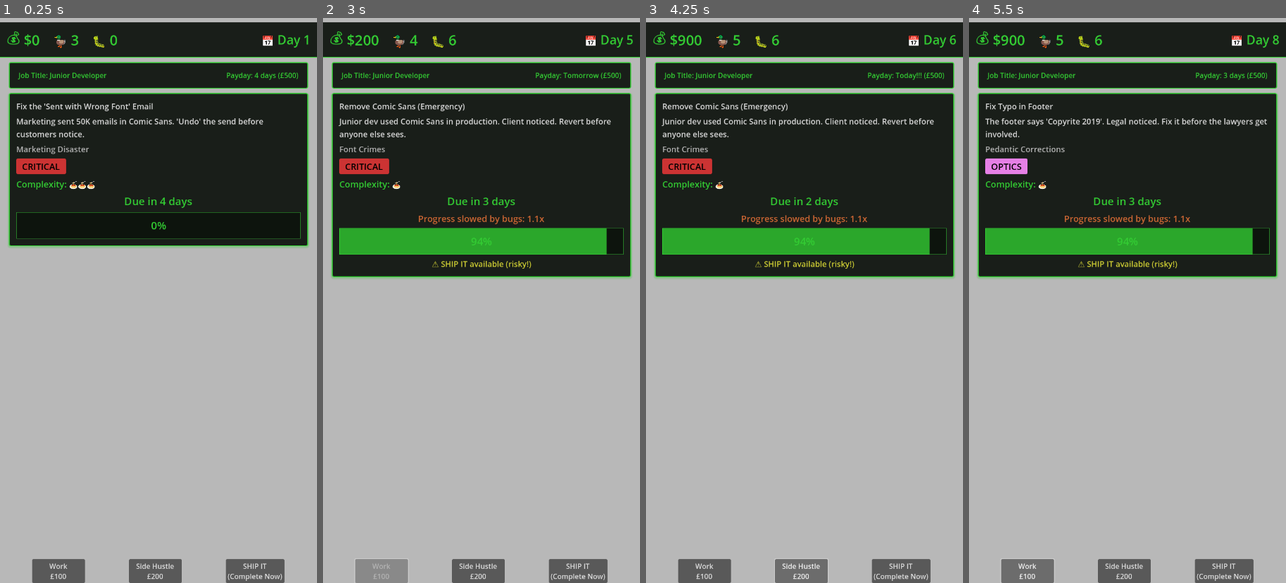
Above: before the commit, frames 1-4 (left to right).
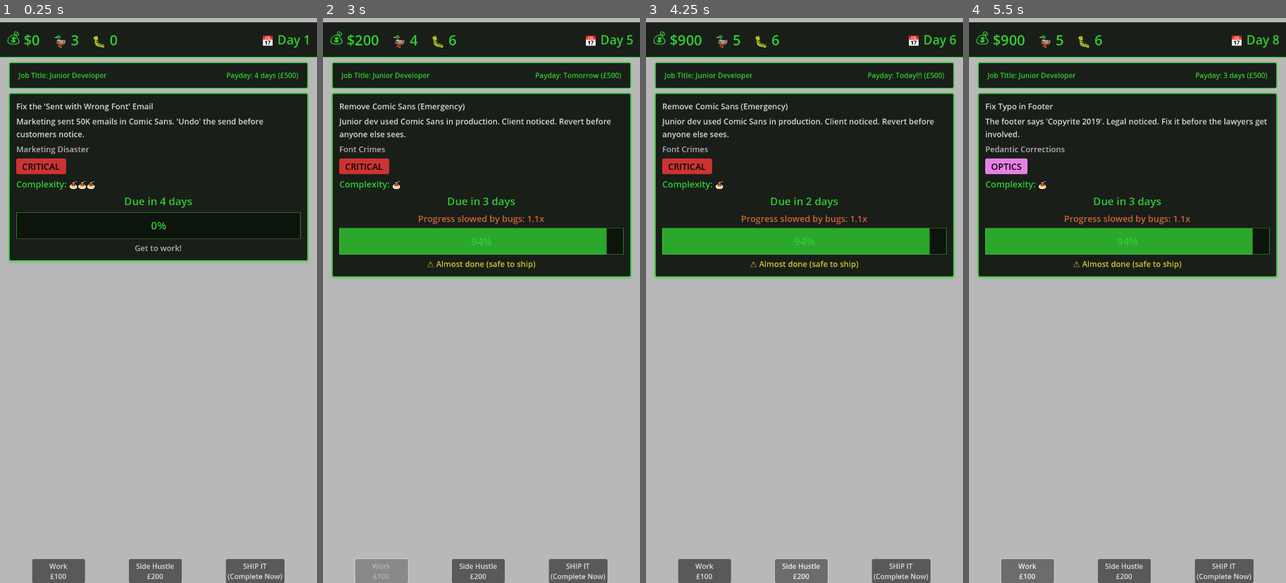
Above: after the commit, the same moments.

Repository: lmchoi/alt-f-this
Game: Godot game, scene res://scenes/game_ui.tscn
Same seed, same stepped clock (60 frames per second), same inputs: the game is played once before the commit and once after it.
Inputs:
- Up to frame 1 (0.25 s): no input
- Up to frame 2 (3 s): click "Work £100" at 0.5 s; click "Side Hustle £200" at 1.25 s; click "SHIP IT (Complete Now)" at 2 s; click "Work £100" at 2.75 s
- Up to frame 3 (4.25 s): click "Side Hustle £200" at 3.5 s
- Up to frame 4 (5.5 s): click "SHIP IT (Complete Now)" at 4.25 s; click "Work £100" at 5 s

The runs differ from the first frame. In frame 1, 3.0% of the frame differs, in the area x 2-98%, y 40-44%; in frame 2, 0.2%; in frame 3, 0.2%; in frame 4, 0.2%.

Commit message:
Update ship it indicator based on progress

Diff:
--- /dev/null
+++ b/data/progress_indicators.json
@@ -0,0 +1,39 @@
+{
+  "progress_thresholds": {
+    "complete": {
+      "min": 100,
+      "text": "✓ Ready to ship!",
+      "color": "green"
+    },
+    "almost_done": {
+      "min": 90,
+      "text": "⚠ Almost done (safe to ship)",
+      "color": "yellow"
+    },
+    "acceptable": {
+      "min": 70,
+      "text": "⚠ Could be better (shippable)",
+      "color": "yellow"
+    },
+    "half_baked": {
+      "min": 50,
+      "text": "⚠ Half-baked (adds bugs!)",
+      "color": "orange"
+    },
+    "very_risky": {
+      "min": 20,
+      "text": "⚠ VERY RISKY (many bugs!)",
+      "color": "red"
+    },
+    "incomplete": {
+      "min": 1,
+      "text": "Need 20% progress to ship",
+      "color": "subdued"
+    },
+    "not_started": {
+      "min": 0,
+      "text": "Get to work!",
+      "color": "subdued"
+    }
+  }
+}
--- a/scenes/task_panel.gd
+++ b/scenes/task_panel.gd
@@ -12,6 +12,15 @@
 const COLOR_RED = Color(0.8, 0.2, 0.2, 1)             # Critical, overdue
 const COLOR_TEXT_STANDARD = Color(0.85, 0.85, 0.85, 1) # Standard readable text
 const COLOR_TEXT_SUBDUED = Color(0.7, 0.7, 0.7, 1)    # Less important but still readable
+
+# Color name mapping for JSON data
+const COLOR_MAP = {
+	"green": COLOR_BRIGHT_GREEN,
+	"yellow": COLOR_YELLOW,
+	"orange": COLOR_ORANGE,
+	"red": COLOR_RED,
+	"subdued": COLOR_TEXT_SUBDUED
+}
 
 # Category badge theme mapping
 const BADGE_THEME = preload("res://themes/badge_theme.tres")
@@ -32,7 +41,14 @@
 @onready var bug_impact_label := $"%BugImpactLabel"
 @onready var ship_it_indicator := $"%ShipItIndicator"
 
+var progress_indicators: Dictionary = {}
+
+func _load_progress_indicators():
+	var json_text = FileAccess.get_file_as_string("res://data/progress_indicators.json")
+	progress_indicators = JSON.parse_string(json_text)
+
 func _ready():
+	_load_progress_indicators()
 	# Apply font size hierarchy
 	task_label.add_theme_font_size_override("font_size", FONT_SIZE_STANDARD)
 	description_label.add_theme_font_size_override("font_size", FONT_SIZE_STANDARD)
@@ -66,7 +82,7 @@
 	# Update deadline and progress for new task
 	var days_left = current_task.due_day - GameManager.day
 	_update_deadline_label(days_left)
-	progress_bar.value = current_task.progress
+	_update_progress(current_task.progress)
 	_update_bug_impact(GameManager.bugs)
 
 func _on_next_day(nth_day: int):
@@ -95,11 +111,25 @@
 func _update_progress(progress: float):
 	progress_bar.value = progress
 
-	# Show SHIP IT indicator at 20%+ progress
-	if progress >= 20.0:
+	# Update SHIP IT indicator from JSON data
+	var thresholds = progress_indicators["progress_thresholds"]
+	var indicator_data = null
+
+	# Find the appropriate threshold (check in descending order)
+	for key in ["complete", "almost_done", "acceptable", "half_baked", "very_risky", "incomplete", "not_started"]:
+		var threshold = thresholds[key]
+		if progress >= threshold["min"]:
+			indicator_data = threshold
+			break
+
+	if indicator_data:
+		ship_it_indicator.text = indicator_data["text"]
+
+		# Map color name to actual color
+		var color = COLOR_MAP.get(indicator_data["color"], COLOR_TEXT_STANDARD)
+		ship_it_indicator.add_theme_color_override("font_color", color)
+
 		ship_it_indicator.visible = true
-	else:
-		ship_it_indicator.visible = false
 
 func _create_badge(category: String) -> Label:
 	var badge = Label.new()
